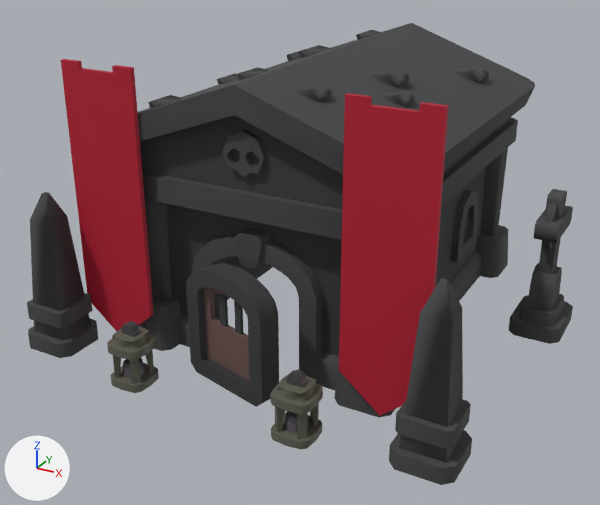
What one commit did to the glTF model art3d/buildings/crypt_l2.glb.
One viewpoint serves both versions: a camera (50 mm lens) standing at (5.17, -10.04, 5.91) and looking at (-0.09, -0.47, 1.12). The axes (+X, +Y, +Z) are drawn at lower left. The lights are the same throughout. The older version comes first.

Objects in the first picture: 'crypt_l2'.
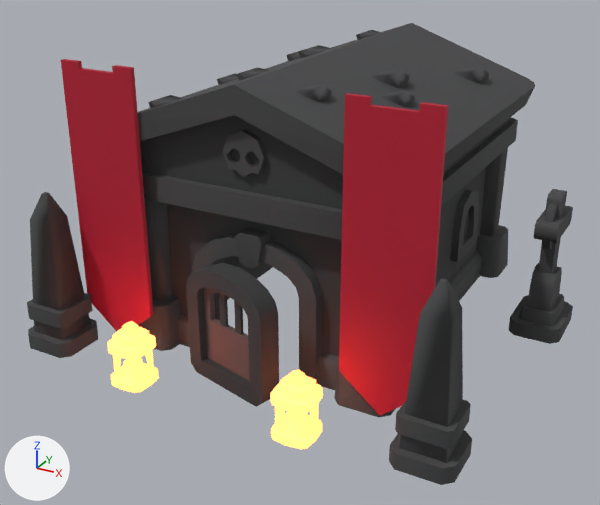
Where the change shows, as pixel boxes [x1, y1, x2, y2] in the pictures (600 x 505 px):
'crypt_l2', recoloured, surface changed (lighter): [46, 199, 422, 463] in both

Edits to the bpy script that builds the scene:
```text
Change mat_glow:
    where n0 = _N.new('ShaderNodeBsdfPrincipled'); n0.name = 'Principled BSDF'
    add n0.inputs[28].default_value = 5.0  # 'Emission Strength'
    add n0.inputs[27].default_value = (1.0, 0.2, 0.05, 1.0)  # 'Emission Color', orange #ff7c3f
```
